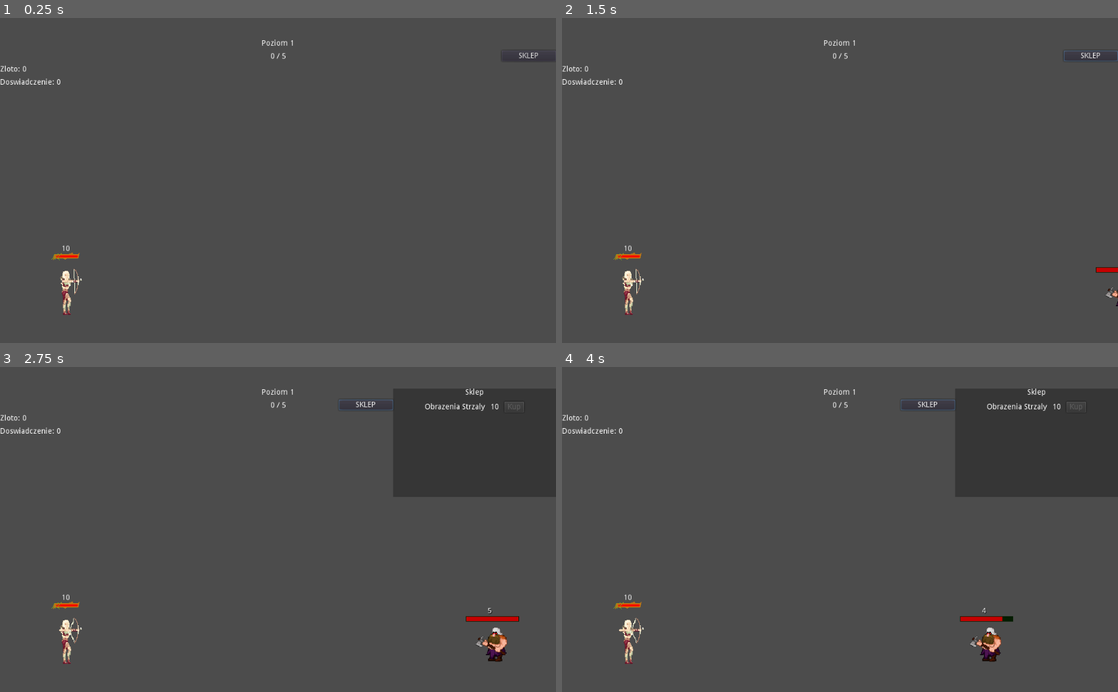
Above: before the commit, frames 1-4 (two rows, left to right).
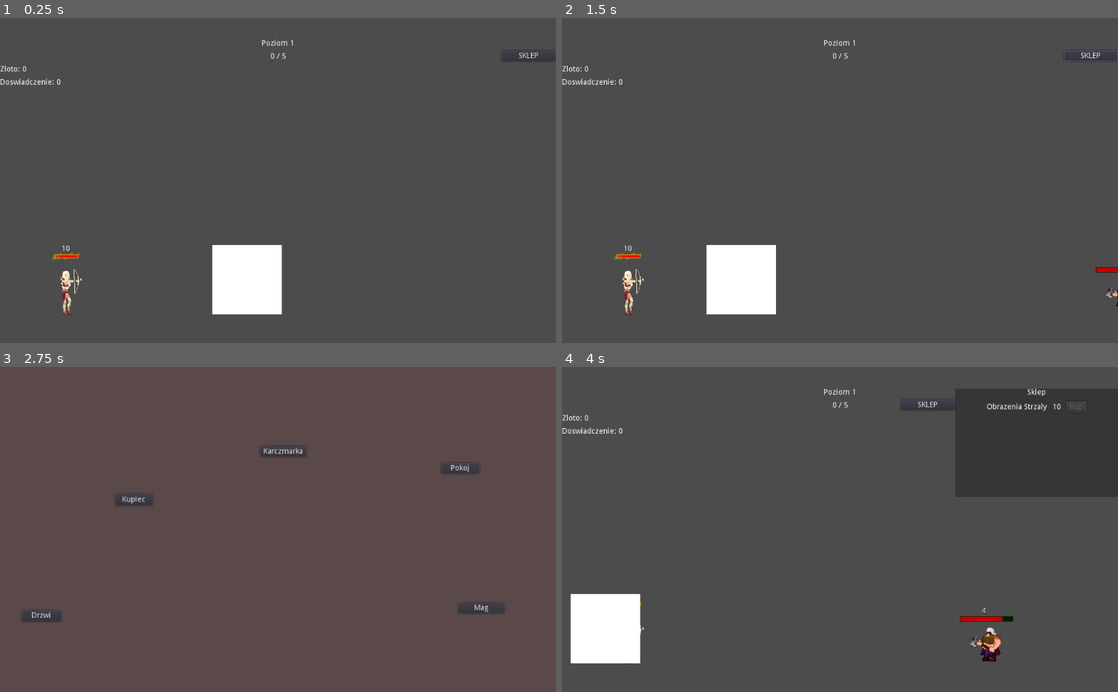
Above: after the commit, the same moments.

Repository: Flying-Octopus-Team/Asterielle
Game: Godot game, scene res://Scenes/World.tscn
Same seed, same stepped clock (60 frames per second), same inputs: the game is played once before the commit and once after it.
Inputs (mouse positions are in pixels of both pictures, inside the frame that each line leads up to):
- Up to frame 1 (0.25 s): no input
- Up to frame 2 (1.5 s): click "SKLEP" at 0.5 s; click "SKLEP" at 1.25 s
- Up to frame 3 (2.75 s): click "SKLEP" at 2 s
- Up to frame 4 (4 s): click (600, 617) at 2.75 s, where only the run after the commit has a clickable "Drzwi"; move the mouse to (962, 513) at 3.52 s; click (962, 513) at 3.6 s

The runs differ from the first frame. In frame 1, 2.7% of the frame differs, in the area x 38-51%, y 69-92%; in frame 2, 2.7%; in frame 3, 11%, in the area x 0-100%, y 6-92%; in frame 4, 2.7%.

Commit message:
Add Tavern scene

Diff:
--- /dev/null
+++ b/Scenes/Tavern.tscn
@@ -0,0 +1,22 @@
+[gd_scene load_steps=3 format=2]
+
+[ext_resource path="res://Scripts/Tavern.gd" type="Script" id=1]
+
+[sub_resource type="RectangleShape2D" id=1]
+extents = Vector2( 64, 64 )
+
+[node name="Tavern" type="Area2D"]
+collision_layer = 64
+collision_mask = 8
+script = ExtResource( 1 )
+
+[node name="ColorRect" type="ColorRect" parent="."]
+margin_left = -64.0
+margin_top = -128.0
+margin_right = 64.0
+rect_pivot_offset = Vector2( 64, 128 )
+
+[node name="CollisionShape2D" type="CollisionShape2D" parent="."]
+position = Vector2( 0, -64 )
+shape = SubResource( 1 )
+[connection signal="area_entered" from="." to="." method="_on_Tavern_area_entered"]
--- /dev/null
+++ b/Scenes/TavernScreen.tscn
@@ -0,0 +1,51 @@
+[gd_scene load_steps=2 format=2]
+
+[ext_resource path="res://Scripts/TavernScreen.gd" type="Script" id=1]
+
+[node name="TavernScreen" type="CanvasLayer"]
+script = ExtResource( 1 )
+
+[node name="Control" type="Control" parent="."]
+anchor_right = 1.0
+anchor_bottom = 1.0
+
+[node name="ColorRect" type="ColorRect" parent="Control"]
+anchor_right = 1.0
+anchor_bottom = 1.0
+color = Color( 0.360784, 0.286275, 0.286275, 1 )
+
+[node name="ExitDoorBtn" type="Button" parent="Control"]
+margin_left = 39.8366
+margin_top = 449.432
+margin_right = 112.837
+margin_bottom = 470.432
+text = "Drzwi"
+
+[node name="Button2" type="Button" parent="Control"]
+margin_left = 813.194
+margin_top = 176.812
+margin_right = 883.194
+margin_bottom = 196.812
+text = "Pokoj"
+
+[node name="Button3" type="Button" parent="Control"]
+margin_left = 212.0
+margin_top = 234.0
+margin_right = 281.0
+margin_bottom = 256.0
+text = "Kupiec"
+
+[node name="Button4" type="Button" parent="Control"]
+margin_left = 478.671
+margin_top = 146.26
+margin_right = 563.671
+margin_bottom = 166.26
+text = "Karczmarka"
+
+[node name="Button5" type="Button" parent="Control"]
+margin_left = 844.322
+margin_top = 435.457
+margin_right = 929.322
+margin_bottom = 455.457
+text = "Mag"
+[connection signal="pressed" from="Control/ExitDoorBtn" to="." method="_on_ExitDoorBtn_pressed"]
--- a/Scenes/World.tscn
+++ b/Scenes/World.tscn
@@ -1,12 +1,14 @@
-[gd_scene load_steps=9 format=2]
+[gd_scene load_steps=11 format=2]
 
 [ext_resource path="res://Scripts/World.gd" type="Script" id=1]
 [ext_resource path="res://Scripts/GameData.gd" type="Script" id=2]
 [ext_resource path="res://Scripts/LevelManager.gd" type="Script" id=3]
 [ext_resource path="res://Scenes/Elf.tscn" type="PackedScene" id=4]
 [ext_resource path="res://Scenes/DwarvesSpawner.tscn" type="PackedScene" id=5]
-[ext_resource path="res://Scripts/Shop.gd" type="Script" id=6]
-[ext_resource path="res://Scenes/Item.tscn" type="PackedScene" id=7]
+[ext_resource path="res://Scenes/Tavern.tscn" type="PackedScene" id=6]
+[ext_resource path="res://Scripts/Shop.gd" type="Script" id=7]
+[ext_resource path="res://Scenes/Item.tscn" type="PackedScene" id=8]
+[ext_resource path="res://Scenes/TavernScreen.tscn" type="PackedScene" id=9]
 
 [sub_resource type="RectangleShape2D" id=1]
 extents = Vector2( 537.558, 30.0002 )
@@ -29,7 +31,11 @@
 [node name="DwarvesSpawner" parent="." instance=ExtResource( 5 )]
 position = Vector2( 1081.97, 544.587 )
 
+[node name="Tavern" parent="." instance=ExtResource( 6 )]
+position = Vector2( 479.779, 547.369 )
+
 [node name="Ground" type="Area2D" parent="."]
+editor/display_folded = true
 position = Vector2( 569.18, 577.345 )
 collision_layer = 32
 collision_mask = 0
@@ -41,6 +47,7 @@
 shape = SubResource( 1 )
 
 [node name="UI" type="Control" parent="."]
+editor/display_folded = true
 anchor_right = 1.0
 anchor_bottom = 1.0
 
@@ -141,9 +148,14 @@
 margin_right = 300.0
 margin_bottom = 44.0
 
-[node name="ArrowDmgItem" parent="UI/Shop/ShopPanel/VBoxContainer/Items" instance=ExtResource( 7 )]
+[node name="ArrowDmgItem" parent="UI/Shop/ShopPanel/VBoxContainer/Items" instance=ExtResource( 8 )]
 margin_right = 300.0
 item_name = "Obrazenia Strzaly"
 price = 10.0
+
+[node name="TavernScreen" parent="." instance=ExtResource( 9 )]
+editor/display_folded = true
 [connection signal="pressed" from="UI/Shop/ShopOpenCloseBtn" to="UI/Shop" method="_on_ShopOpenCloseBtn_pressed"]
 [connection signal="bought" from="UI/Shop/ShopPanel/VBoxContainer/Items/ArrowDmgItem" to="UI/Shop" method="_on_ArrowDmgItem_bought"]
+
+[editable path="TavernScreen"]
--- /dev/null
+++ b/Scripts/Tavern.gd
@@ -0,0 +1,16 @@
+extends Area2D
+
+export(float) var move_speed = 100
+
+onready var tavern_screen = get_parent().find_node("TavernScreen")
+
+func _ready():
+	pass
+
+func _physics_process(delta):
+	position.x -= move_speed * delta
+
+func _on_Tavern_area_entered(area):
+	# Because of collision masks area is Elf
+	#get_tree().call_deferred("change_scene", "res://Scenes/TavernScreen.tscn")
+	tavern_screen.enter_tavern()
--- /dev/null
+++ b/Scripts/TavernScreen.gd
@@ -0,0 +1,18 @@
+extends CanvasLayer
+
+signal tavern_entered
+signal tavern_exited
+
+onready var control = $Control
+
+func _ready():
+	control.visible = false
+	pass
+
+func enter_tavern():
+	control.visible = true
+	emit_signal("tavern_entered")
+
+func _on_ExitDoorBtn_pressed():
+	control.visible = false
+	emit_signal("tavern_exited")
--- a/project.godot
+++ b/project.godot
@@ -39,6 +39,7 @@
 2d_physics/layer_4="elf"
 2d_physics/layer_5="dwarves_space"
 2d_physics/layer_6="ground"
+2d_physics/layer_7="tavern"
 
 [rendering]
 
Not shown: 1 places in Scenes/World.tscn that only renumber resources
